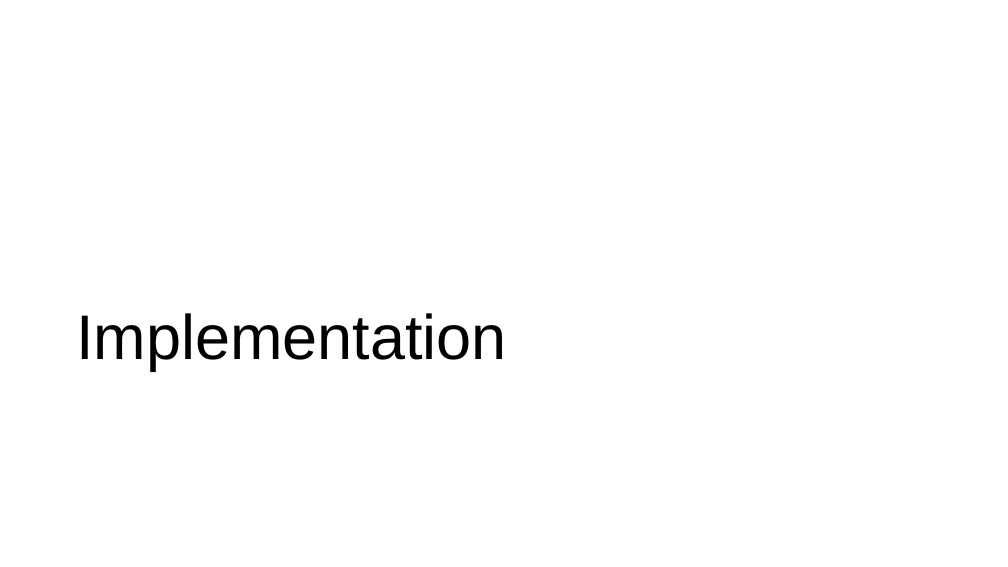
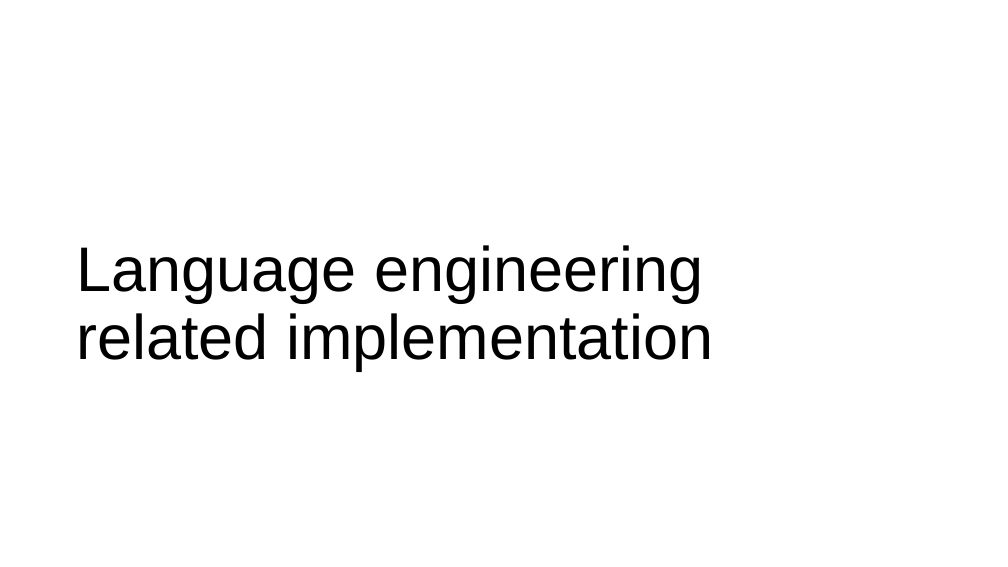
Before and after one commit to parrt/tensor-sensor, a slide deck: slide 11 of talks/strumenta/tensor-sensor.pptx (slide 8 before the commit). Drawn at 1008x567 pixels with LibreOffice and Linux fonts; fonts in the diff are those of the drawing; background and template pictures are left out. Boxes give left, top, right and bottom in pixels: in the first picture for what was removed or moved away, otherwise in the second. Text is boxed around its words. In the diff, an @@ line names an element or a change of style, - is before the commit and + after.

```diff
--- a/talks/strumenta/tensor-sensor.pptx
+++ b/talks/strumenta/tensor-sensor.pptx
@@ title at (76, 245, 713, 371): text changed @@
-Implementation
+Language engineering
+related implementation
```
Also in this commit, not shown: 13 other slides changed, 4 slides added, 1 slide removed, 1 other file.
